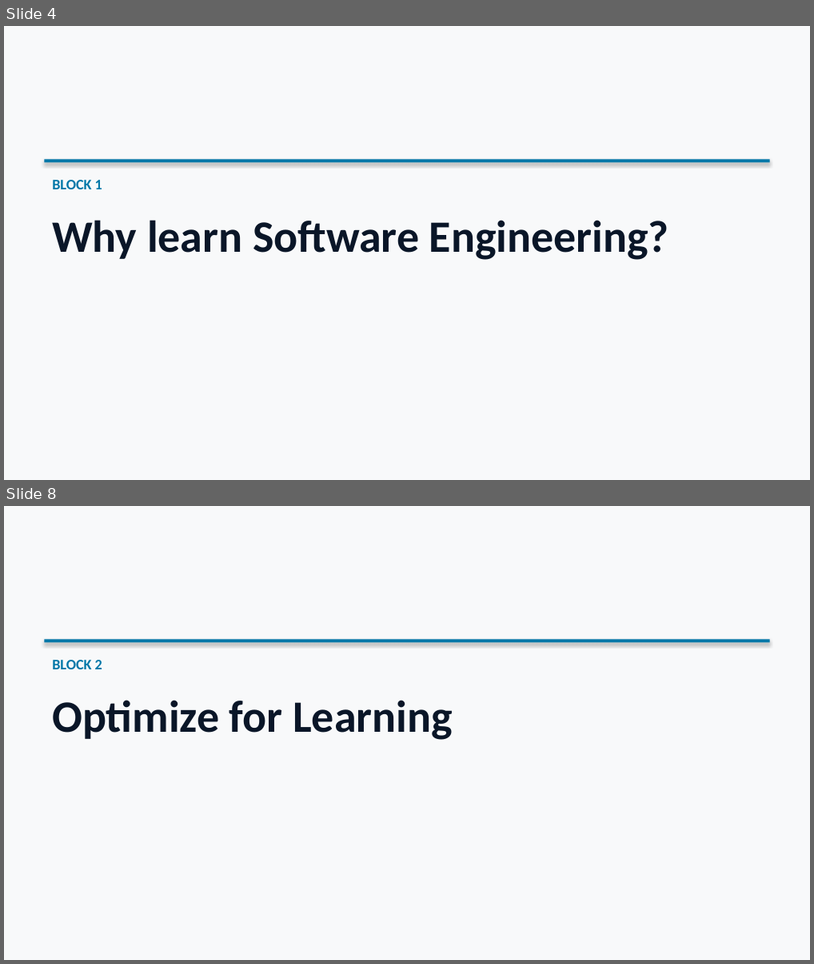
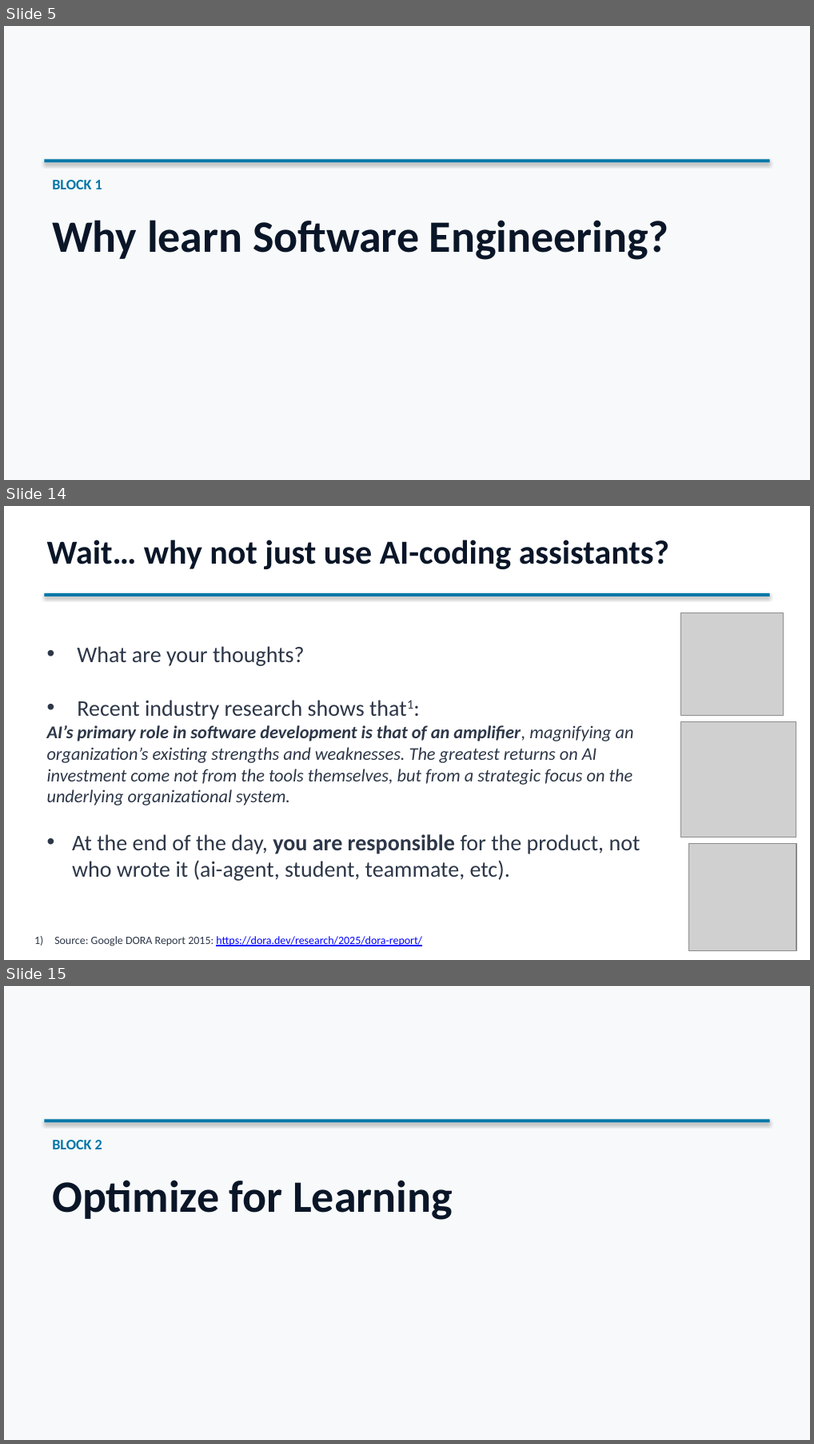
Before and after one commit to sefop/sefop-training-hub, a slide deck: workshops/2026-06-29-purdue/Purdue_Workshop.pptx. Shown one above the other, each under a label of ours: slides 4 and 8 before the commit, slides 5, 14 and 15 after it; the slides between them are not shown. The pictures are 814x964 and 814x1444 pixels, drawn with LibreOffice and Linux fonts; fonts in the diff are those of the drawing; grey boxes stand for pictures. Boxes give left, top, right and bottom in pixels: in the first picture for what was removed or moved away, otherwise in the second. Text is boxed around its words. In the diff, an @@ line names an element or a change of style, - is before the commit and + after.

```diff
--- a/workshops/2026-06-29-purdue/Purdue_Workshop.pptx
+++ b/workshops/2026-06-29-purdue/Purdue_Workshop.pptx
@@ slide 14 added at (x1=4, y1=506, x2=810, y2=960), background #FFFFFF @@
@@ text added at (x1=47, y1=540, x2=670, y2=569), 30 pt, text #0A1628, bold @@
+Wait… why not just use AI-coding assistants?
@@ rectangle added at (x1=44, y1=593, x2=770, y2=596), fill #0077A8 @@
@@ picture added at (x1=682, y1=613, x2=784, y2=716) @@
@@ text added at (x1=47, y1=646, x2=641, y2=880), 16 pt, text #2D3748, italic @@
+• What are your thoughts?
+• Recent industry research shows that1:
+AI’s primary role in software development is that of an amplifier, magnifying an organization’s existing strengths and weaknesses. The greatest returns on AI investment come not from the tools themselves, but from a strategic focus on the underlying organizational system.
+• At the end of the day, you are responsible for the product, not who wrote it (ai-agent, student, teammate, etc).
@@ picture added at (x1=682, y1=721, x2=798, y2=837) @@
@@ picture added at (x1=690, y1=843, x2=797, y2=950) @@
@@ text added at (x1=54, y1=936, x2=422, y2=946), 10 pt, text #0000FF, underline @@
+1) Source: Google DORA Report 2015: https://dora.dev/research/2025/dora-report/
@@ what was slide 4 is now slide 5 @@
@@ what was slide 8 is now slide 15 @@
```
Also in this commit, not shown: 7 slides changed, 9 other slides added, 1 slide removed.
